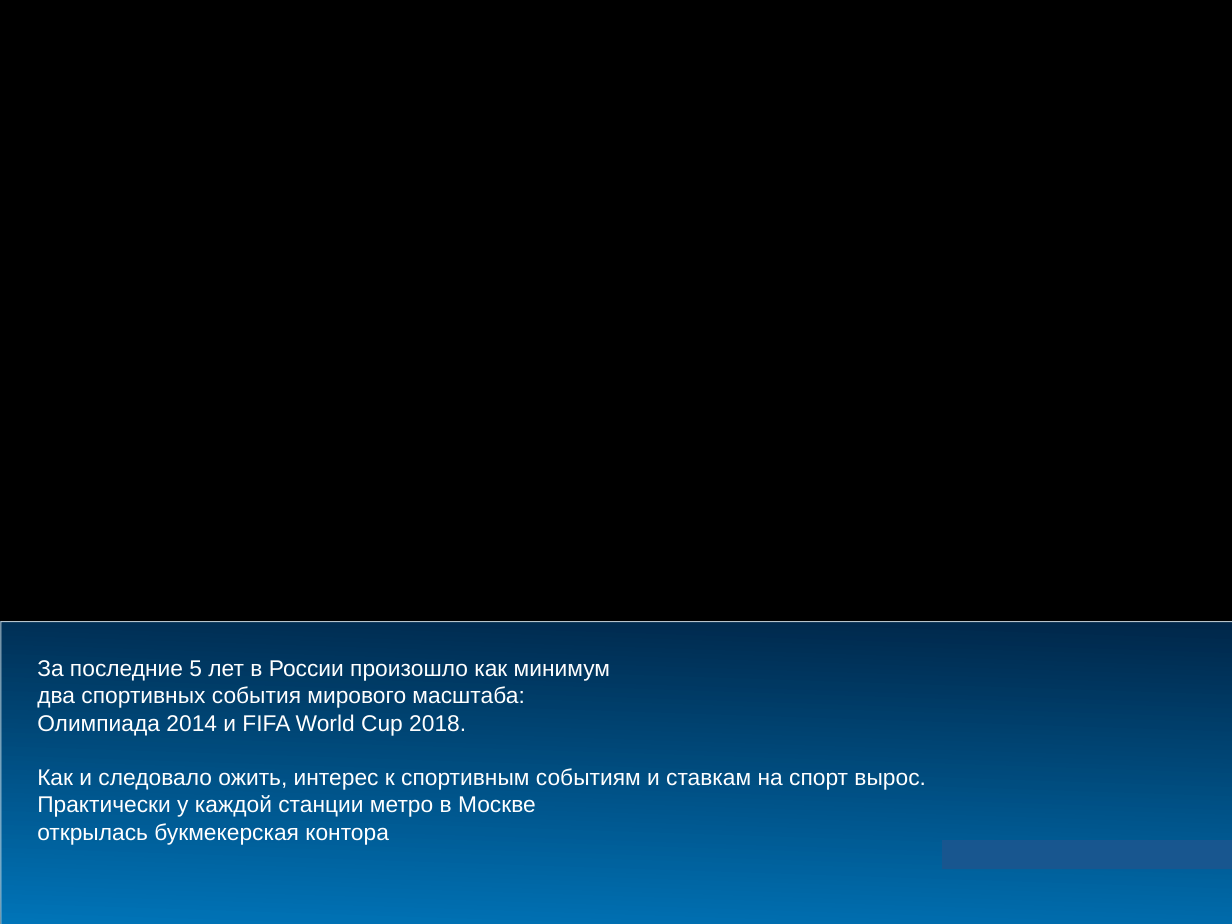
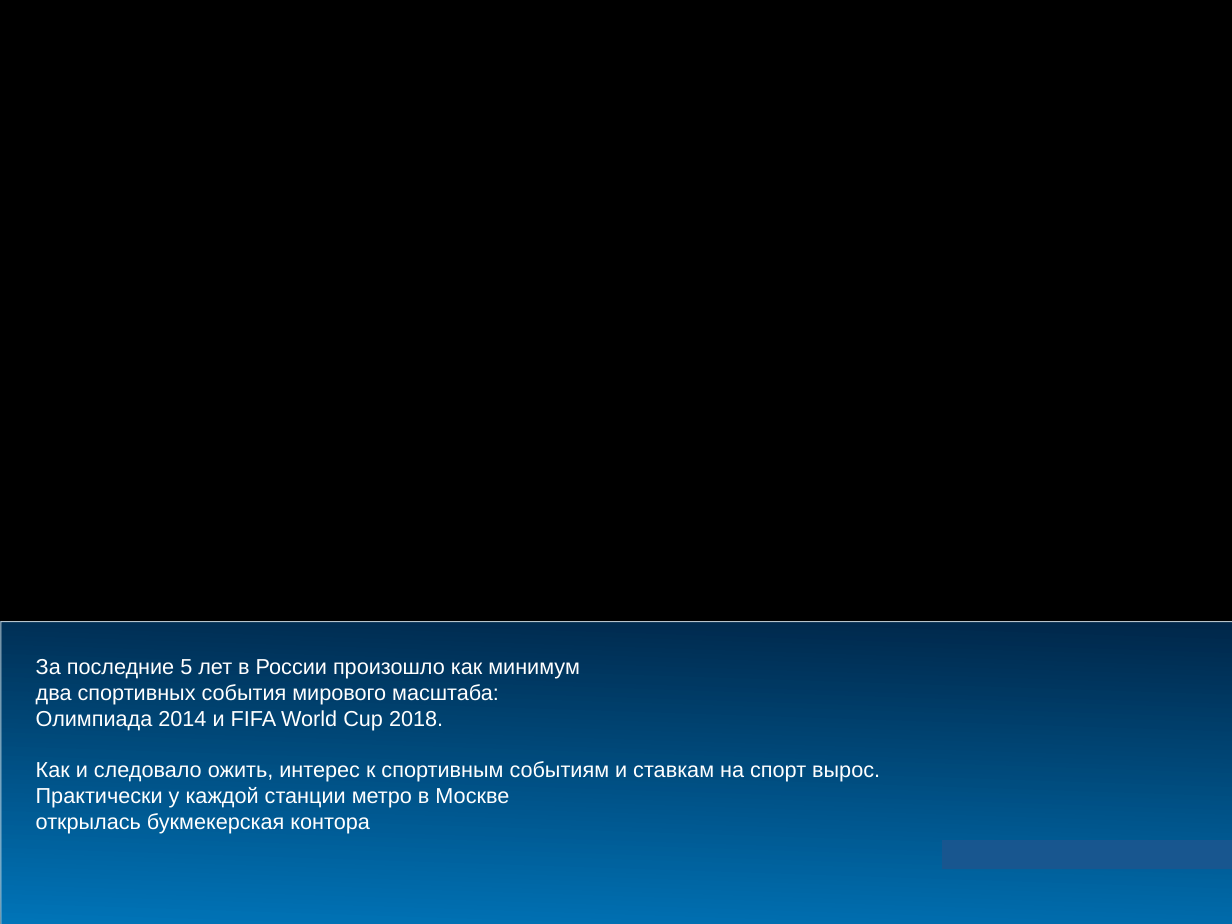
Before and after one commit to padap/hse_smart_contracts, a slide deck: slide 2 of presentation.pptx. Drawn at 1232x924 pixels with LibreOffice and Linux fonts; fonts in the diff are those of the drawing; background and template pictures are left out. Boxes give left, top, right and bottom in pixels: in the first picture for what was removed or moved away, otherwise in the second. Text is boxed around its words. In the diff, an @@ line names an element or a change of style, - is before the commit and + after.

```diff
--- a/presentation.pptx
+++ b/presentation.pptx
@@ rectangle "За последние 5 лет в ..." at (x1=1, y1=622, x2=1232, y2=924): size 18.9 to 18 pt @@
```
Also in this commit, not shown: 3 other slides changed, 3 slides added, 3 slides removed, 2 other files.
